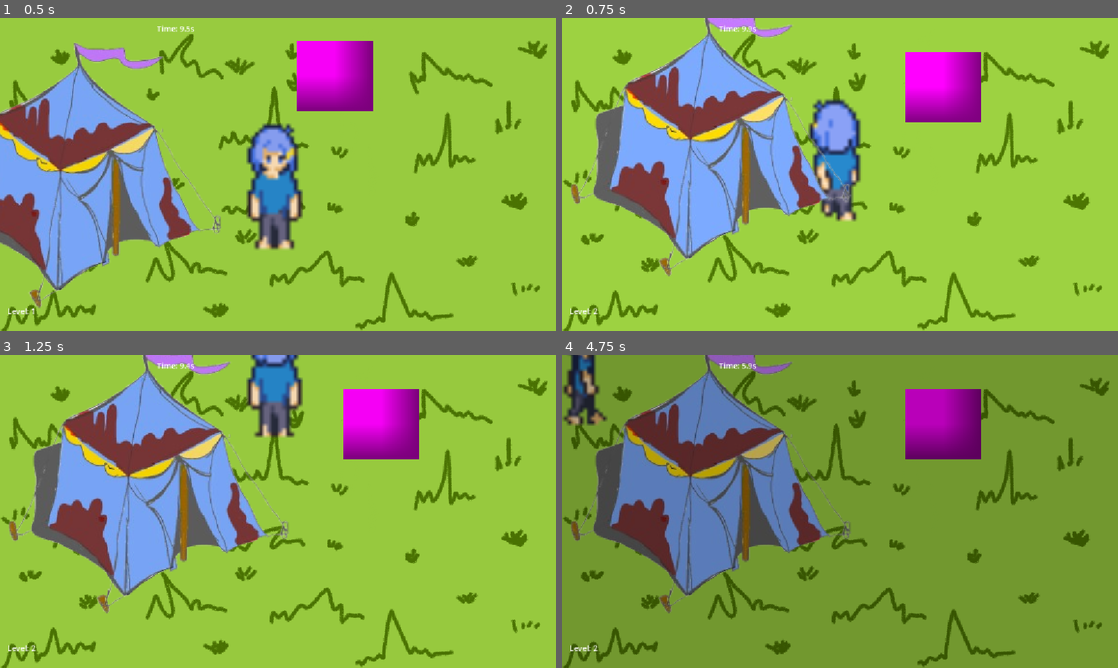
Above: before the commit, frames 1-4 (two rows, left to right).
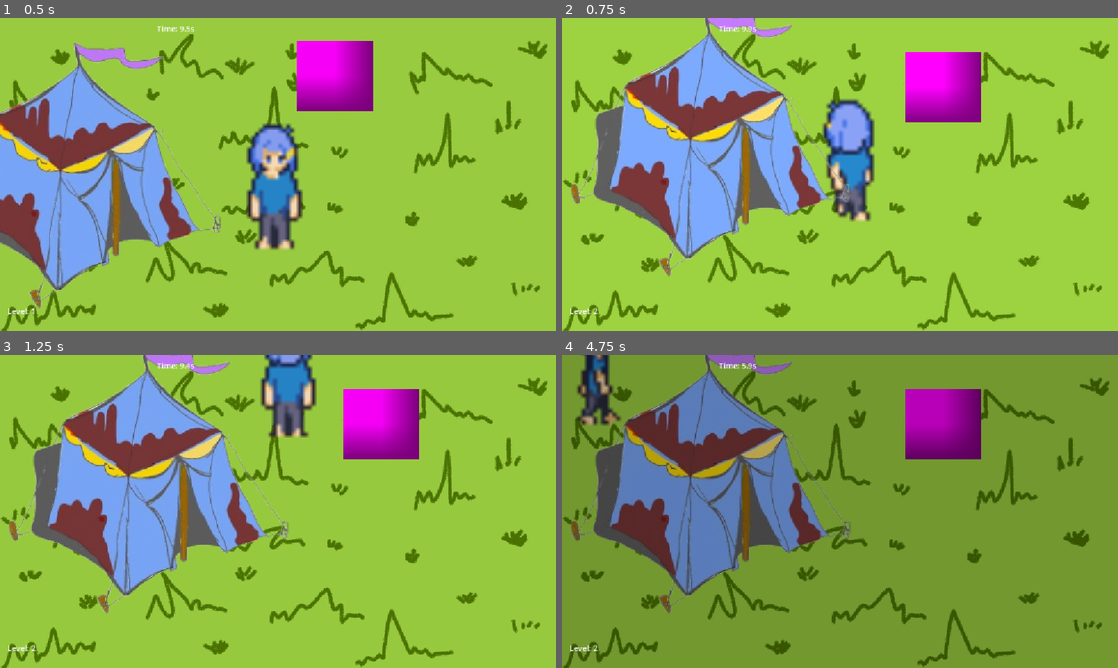
Above: after the commit, the same moments.

Repository: Rithunyaa/haven_charlotte
Game: Godot game, scene res://level1.tscn
The game is run twice, just before and just after one commit, with the same random seed, the same clock (stepped at 60 frames per second) and the same inputs.
Inputs (mouse positions are in pixels of both pictures, inside the frame that each line leads up to):
- Up to frame 1 (0.5 s): no input
- Up to frame 2 (0.75 s): tap Enter at 0.5 s; move the mouse to (812, 237) at 0.52 s; hold Up (ui_up) from 0.53 s (still down); click (812, 237) at 0.67 s
- Up to frame 3 (1.25 s): keep holding Up (ui_up)
- Up to frame 4 (4.75 s): move the mouse to (1006, 558) at 1.27 s; tap Space at 2, 3.5 s; move the mouse to (673, 464) at 2.02 s; release Up (ui_up) at 2.03 s; hold Left (ui_left) 2.03-3.53 s; tap Enter at 2.75, 4.25 s; move the mouse to (867, 511) at 2.77 s; click (867, 511) at 2.92 s; move the mouse to (756, 433) at 3.52 s; hold Down (ui_down) 3.53-4.28 s; move the mouse to (962, 495) at 4.27 s; hold Right (ui_right) from 4.28 s (still down)

Frame 1 is identical in both runs. In frame 2, 3.3% of the frame differs, in the area x 44-57%, y 25-66%; in frame 3, 2.4%; in frame 4, 1.7%.

Commit message:
fixing

Diff:
--- a/haven/game_manager.gd
+++ b/haven/game_manager.gd
@@ -13,7 +13,7 @@
 @onready var timer_label: RichTextLabel = get_node(timer_label_path)
 @onready var level_label: RichTextLabel = get_node(level_label_path)
 @onready var game_over_screen: Control = get_node(game_over_screen_path)
-@onready var tent: Area2D = $"../Obstacles/Tent"
+@onready var tent: StaticBody2D = $"../Obstacles/Tent"
 
 var current_level: int = 1
 var round_time: float = 10.0          # Set to your preferred round time (e.g., 10.0)
--- a/haven/level1.tscn
+++ b/haven/level1.tscn
@@ -247,7 +247,6 @@
 timer_label_path = NodePath("../CanvasLayer/Control/Timer_Label")
 level_label_path = NodePath("../CanvasLayer/Control/Level_Label")
 game_over_screen_path = NodePath("../CanvasLayer/GameOverScreen")
-obstacle_scenes = null
 
 [node name="Bg" type="Sprite2D" parent="." unique_id=541100976]
 show_behind_parent = true
@@ -257,7 +256,7 @@
 
 [node name="Obstacles" type="Node" parent="." unique_id=1413501518]
 
-[node name="Tent" type="Area2D" parent="Obstacles" unique_id=1947426647]
+[node name="Tent" type="StaticBody2D" parent="Obstacles" unique_id=1829043253]
 
 [node name="Sprite2D" type="Sprite2D" parent="Obstacles/Tent" unique_id=573526053]
 position = Vector2(228, 228)
Not shown, added: haven/assets/Acquire SFX.mp3.import
Not shown, added: haven/assets/Game Over Scream.mp3.import
Not shown, added: haven/assets/collision.mp3.import
Not shown, added: haven/assets/levelup.mp3.import
Not shown, added: haven/assets/part1.mp3.import
Not shown, added: haven/assets/part2.mp3.import
Not shown, added: haven/assets/part3.mp3.import
Not shown, added: haven/assets/walking.mp3.import
